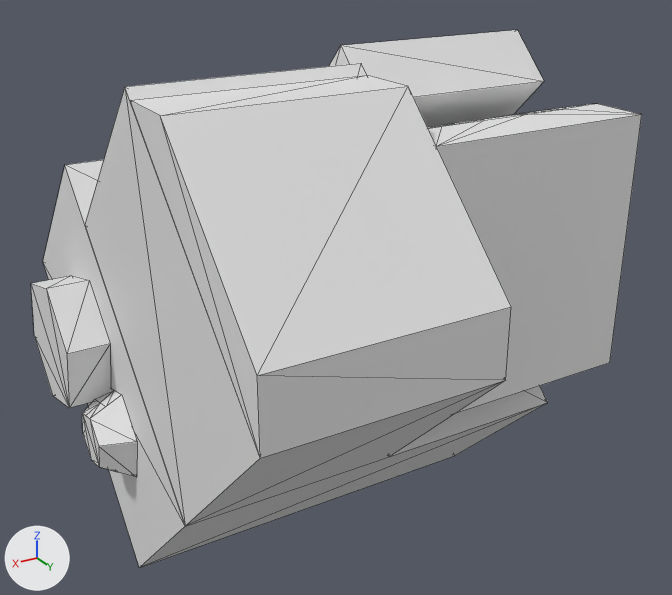
Before and after pictures for a commit that changed the OBJ model asset/AT3_E4R.obj.
Before and after are seen from a 50 mm camera at (160.0, 165.0, 87.0) aimed at (24.0, -62.0, -26.0). Every picture has the same lights, and +X, +Y and +Z are marked at lower left. The older version comes first. Mesh edges are drawn as thin lines. Where no turn or scale is listed for an object, it has been applied to the vertices. Vertices at exactly the same position are counted once.
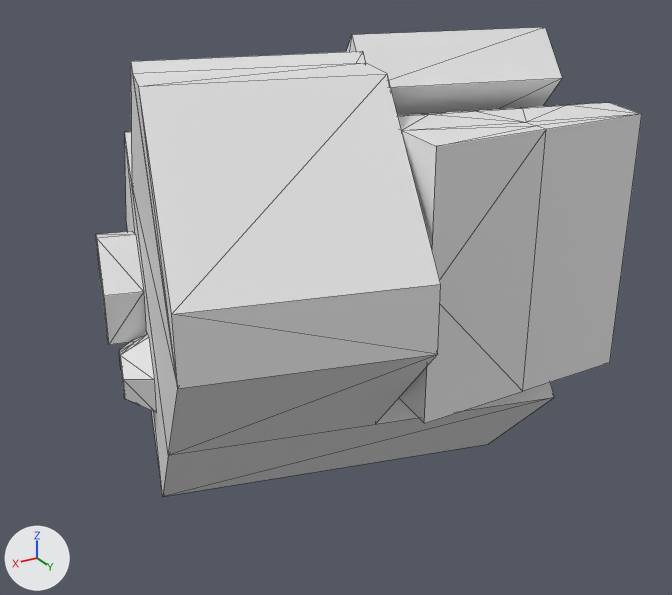
The change, as a list of edits to the scene's bpy script:
```text
Change me_mesh_0:
    used by ob_mesh_0; location = (0.0, 0.0, 0.0)
    remove me_mesh_0.from_pydata(...)  # 110 vertices, 173 faces; spans x -30.0..107.0, y -131.0..29.0, z -97.0..53.0
    add me_mesh_0.from_pydata(...)  # 131 vertices, 211 faces; spans x -57.0..98.0, y -159.0..11.0, z -97.0..53.0
    me_mesh_0 part 1: the loose piece of 21 vertices spanning x -23.0..95.0, y -131.0..29.0, z -97.0..50.0 is rebuilt with 21 vertices and now spans x -57.0..98.0, y -159.0..11.0, z -97.0..50.0
    me_mesh_0 part 2: the loose piece of 8 vertices spanning x -23.0..35.0, y -82.0..-29.0, z 0.0..53.0 is rebuilt with 8 vertices and now spans x -44.0..25.0, y -96.0..-30.0, z 0.0..53.0
    me_mesh_0 part 3: a new loose piece of 23 vertices spanning x 71.0..86.0, y -104.0..-78.0, z -64.0..-38.0
    me_mesh_0 part 4: a new loose piece of 14 vertices spanning x 65.0..86.0, y -133.0..-94.0, z -49.0..-11.0
    me_mesh_0 part 5: the loose piece of 23 vertices spanning x 95.0..104.0, y -74.0..-48.0, z -64.0..-38.0 is deleted
    me_mesh_0 part 6: the loose piece of 14 vertices spanning x 95.0..107.0, y -101.0..-63.0, z -49.0..-11.0 is deleted
    me_mesh_0 part 7
    40 vertices are removed from x -30.0..35.0, y -52.0..-15.0, z -36.0..36.0
    67 faces are deleted
    49 vertices are added at x -44.0..35.0, y -66.0..0.0, z -36.0..36.0
    6 new vertices lie (63.0, -17.0, 0.0) away from vertices in x -44.0..-34.0, y -50.0..-15.0, z -36.0..32.0
    6 new vertices lie (16.0, -4.0, 0.0) away from vertices in x -28.0..-12.0, y -56.0..-46.0, z -8.0..4.0
    105 new faces join them
```

What differs and where, as boxes [x1, y1, x2, y2] in the pictures (672 x 595 px):
'Mesh 0', reshaped (11% narrower, 13% shorter)
    before: [31, 30, 642, 568]
    after: [96, 27, 642, 496]
part 1 of me_mesh_0, rebuilt (15% narrower, 12% shorter)
    before: [43, 63, 547, 568]
    after: [125, 51, 554, 496]
part 2 of me_mesh_0, rebuilt
    before: [329, 30, 544, 127]
    after: [346, 27, 562, 115]
part 3 of me_mesh_0, added
    after: [119, 332, 156, 412]
part 4 of me_mesh_0, added
    after: [96, 231, 146, 345]
part 5 of me_mesh_0, deleted
    before: [82, 388, 137, 477]
part 6 of me_mesh_0, deleted
    before: [31, 276, 111, 408]
part 7 of me_mesh_0, cut back
    before: [428, 104, 642, 413]
    after: [398, 102, 642, 423]
